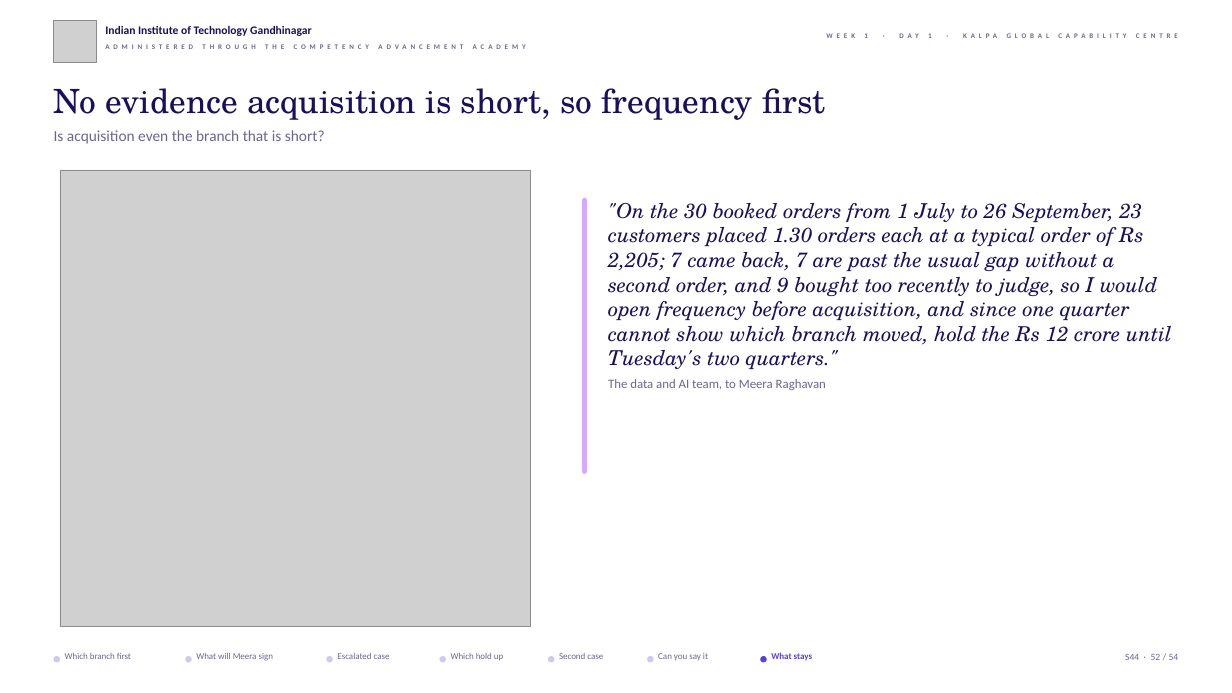
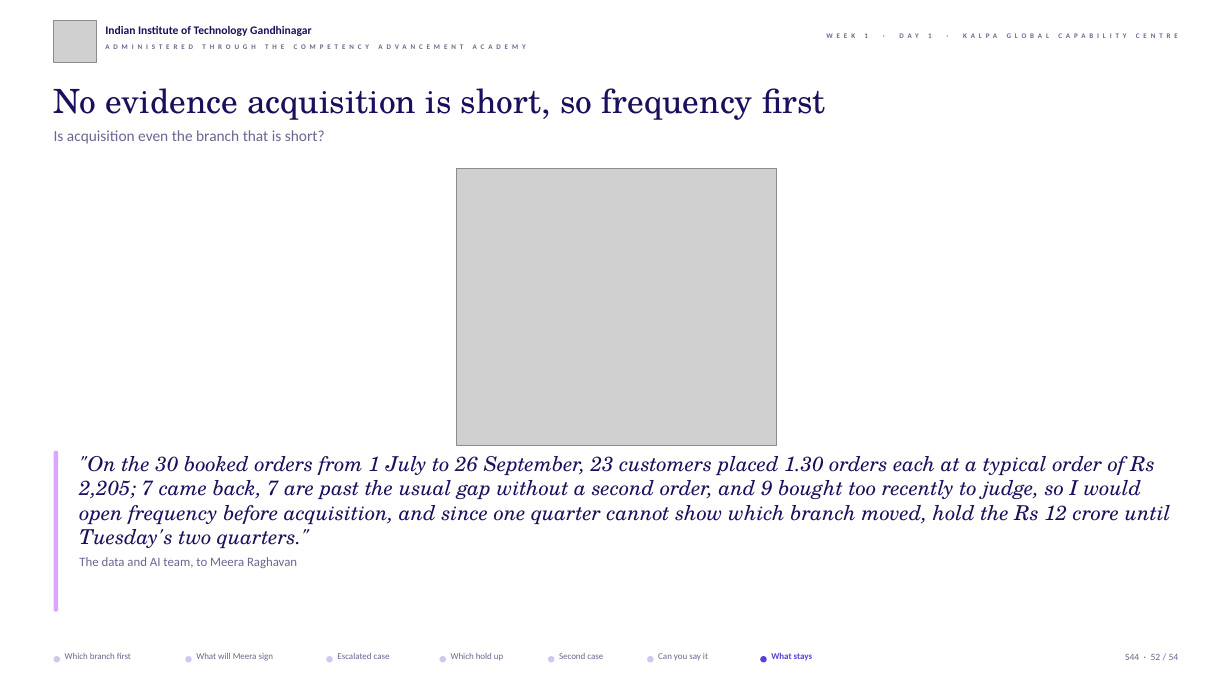
Before and after one commit to fde-academy-lab/c2-content-factory, a slide deck: slide 52 of content/W01/D1/slides/C2_W01_D01_half2_STUDENT.pptx. Drawn at 1232x693 pixels with LibreOffice and Linux fonts; fonts in the diff are those of the drawing; grey boxes stand for pictures; background and template pictures are left out. Boxes give left, top, right and bottom in pixels: in the first picture for what was removed or moved away, otherwise in the second. Text is boxed around its words. In the diff, an @@ line names an element or a change of style, - is before the commit and + after.

```diff
--- a/content/W01/D1/slides/C2_W01_D01_half2_STUDENT.pptx
+++ b/content/W01/D1/slides/C2_W01_D01_half2_STUDENT.pptx
@@ picture removed at box(60, 170, 531, 627) @@
@@ picture added at box(456, 168, 775, 446) @@
@@ rounded rectangle: place and size @@
-rounded rectangle at box(582, 198, 587, 474)
+rounded rectangle at box(54, 451, 58, 612)
@@ text ""On the 30 booked orders ..." rewrapped from box(608, 203, 1172, 390) to box(79, 456, 1171, 568) @@
```
Also in this commit, not shown: 13 other slides changed, 3 other files.
